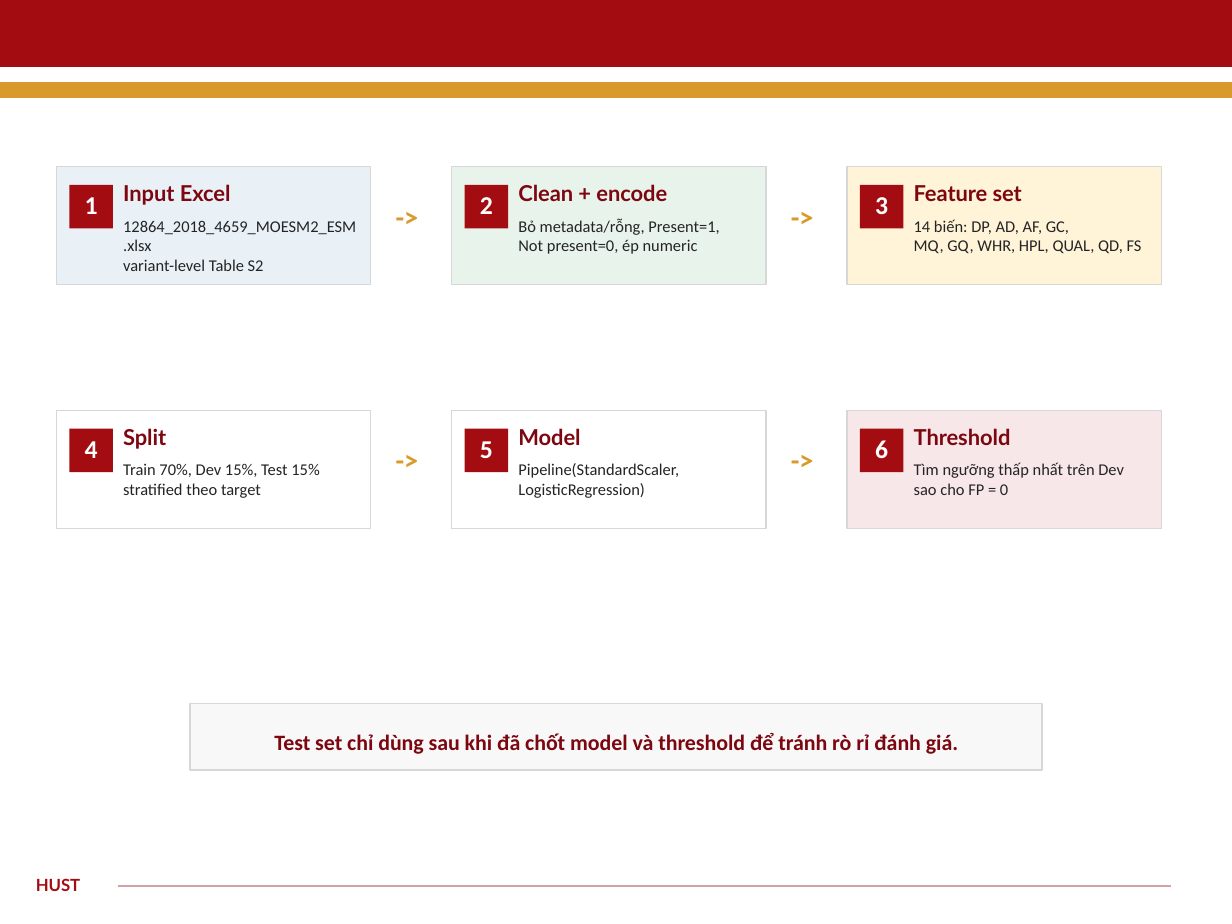
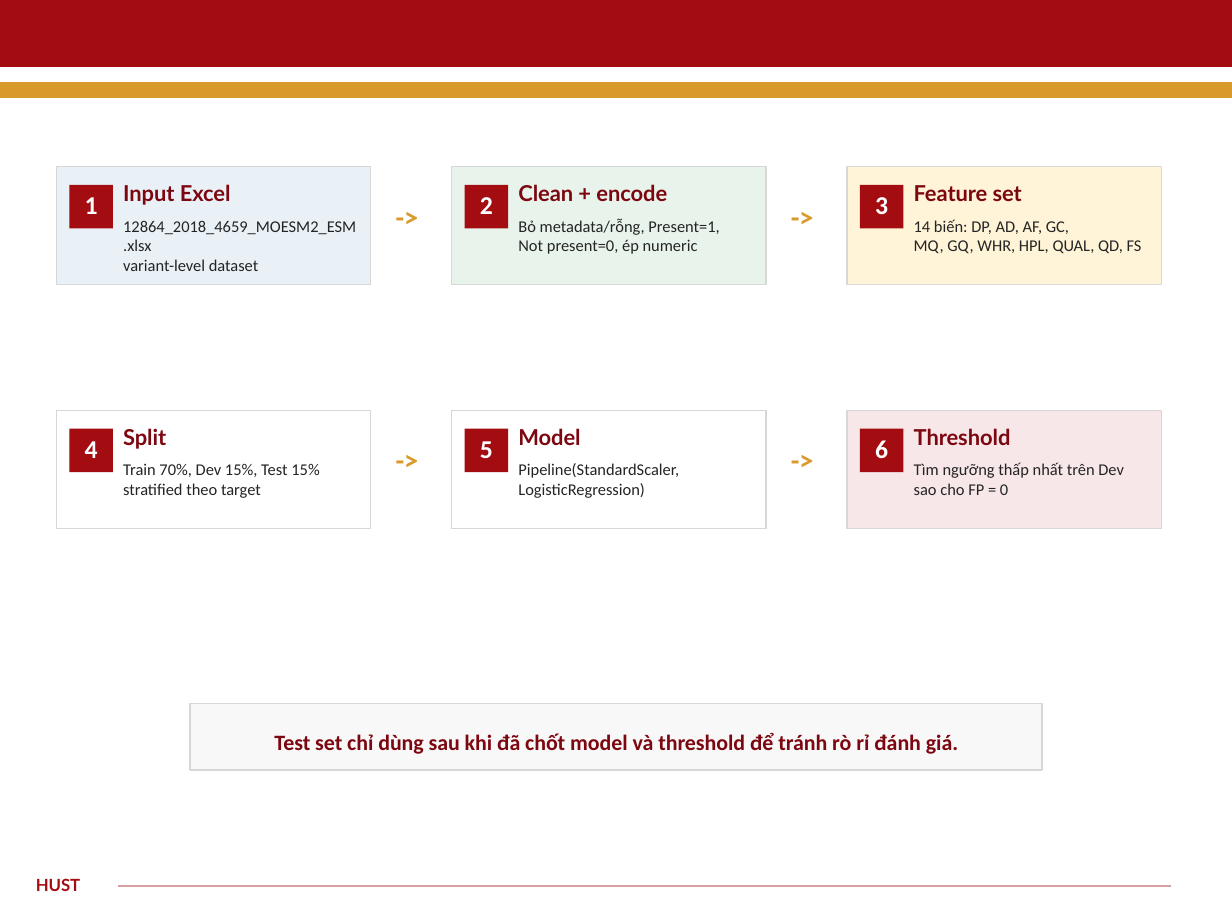
Before and after one commit to BlackHoleHiHi/capture-ngs-variant-confidence-logreg, a slide deck: slide 4 of reports/variant-confidence-hust-report.pptx. Drawn at 1232x924 pixels with LibreOffice and Linux fonts; fonts in the diff are those of the drawing. Boxes give left, top, right and bottom in pixels: in the first picture for what was removed or moved away, otherwise in the second. Text is boxed around its words. In the diff, an @@ line names an element or a change of style, - is before the commit and + after.

Commit message:
Reframe project as personal variant confidence classifier

```diff
--- a/reports/variant-confidence-hust-report.pptx
+++ b/reports/variant-confidence-hust-report.pptx
@@ text at <box>123,259,259,271</box>: text changed @@
-variant-level Table S2
+variant-level dataset
```
Also in this commit, not shown: 5 other slides changed, 5 other files.
